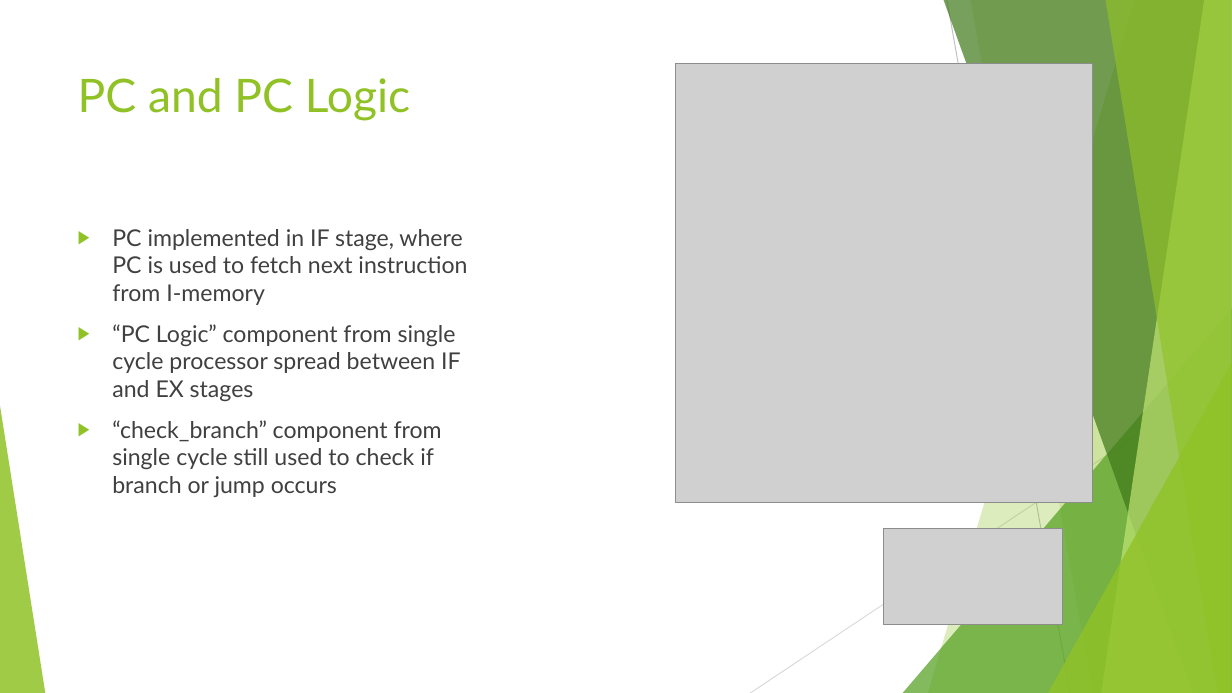
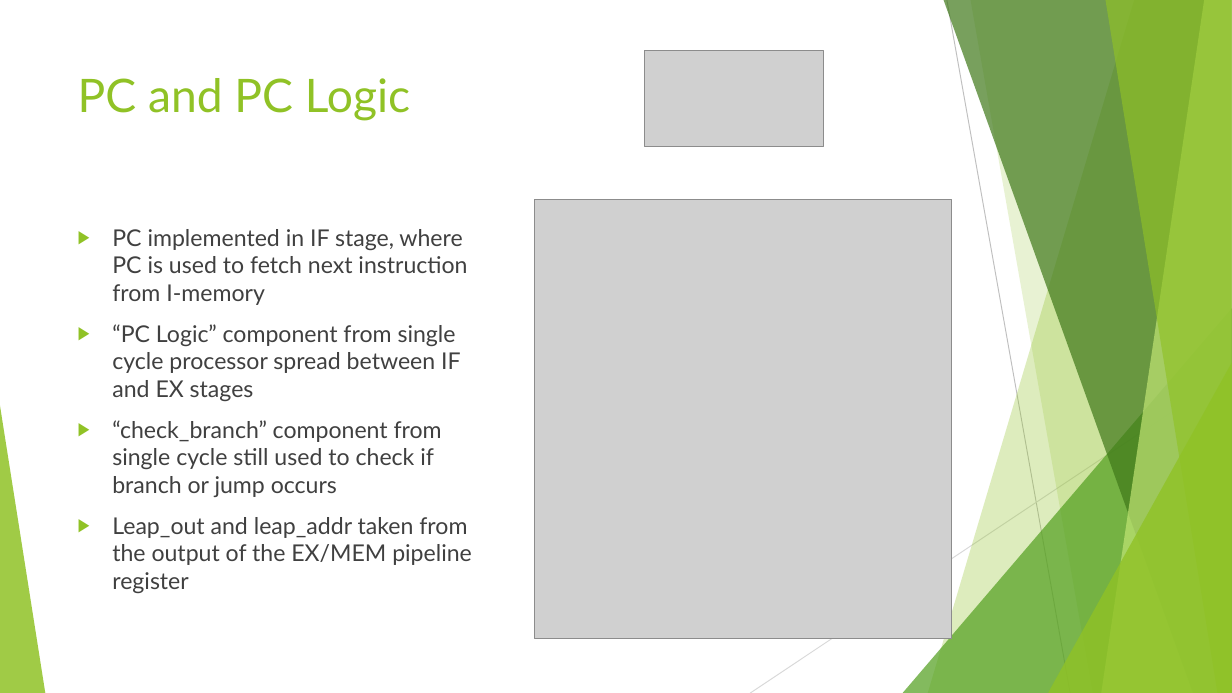
Before and after one commit to bpeynetti/362Project, a slide deck: slide 9 of Pipelined Processor Demo.pptx. Drawn at 1232x693 pixels with LibreOffice and Linux fonts; fonts in the diff are those of the drawing; grey boxes stand for pictures. Boxes give left, top, right and bottom in pixels: in the first picture for what was removed or moved away, otherwise in the second. Text is boxed around its words. In the diff, an @@ line names an element or a change of style, - is before the commit and + after.

```diff
--- a/Pipelined Processor Demo.pptx
+++ b/Pipelined Processor Demo.pptx
@@ picture: place and size @@
-picture at box(884, 529, 1063, 625)
+picture at box(645, 51, 824, 147)
@@ picture: place and size @@
-picture at box(676, 63, 1093, 503)
+picture at box(535, 199, 953, 639)
@@ text at box(112, 517, 472, 593): paragraph added @@
+▶ Leap_out and leap_addr taken from the output of the EX/MEM pipeline register
```
Also in this commit, not shown: 6 other slides changed, 1 slide added, 1 slide removed, 34 other files.
